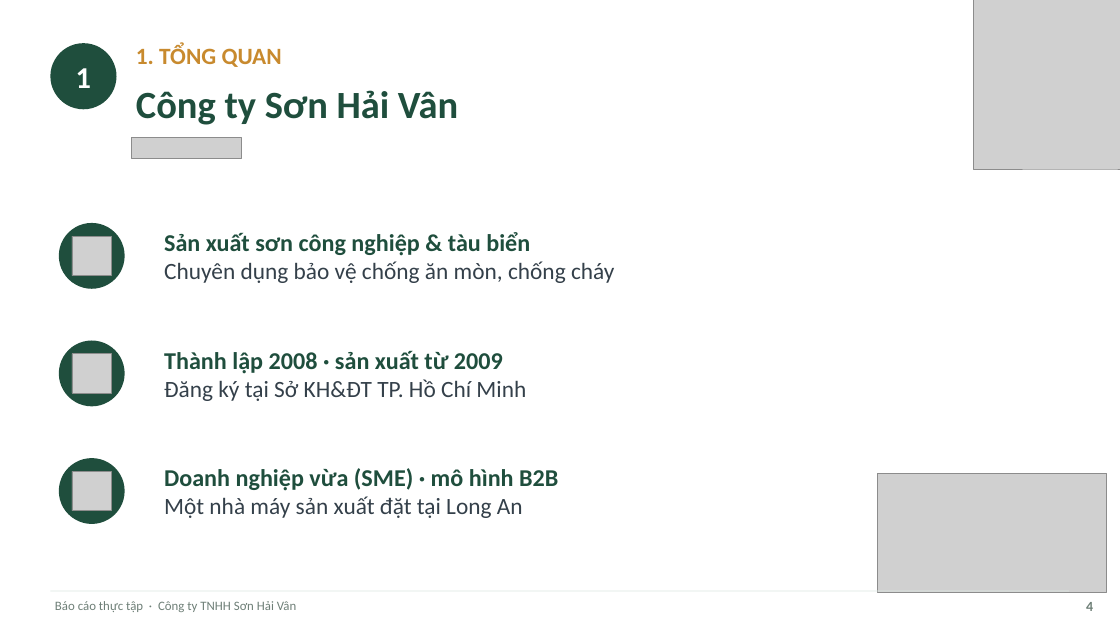
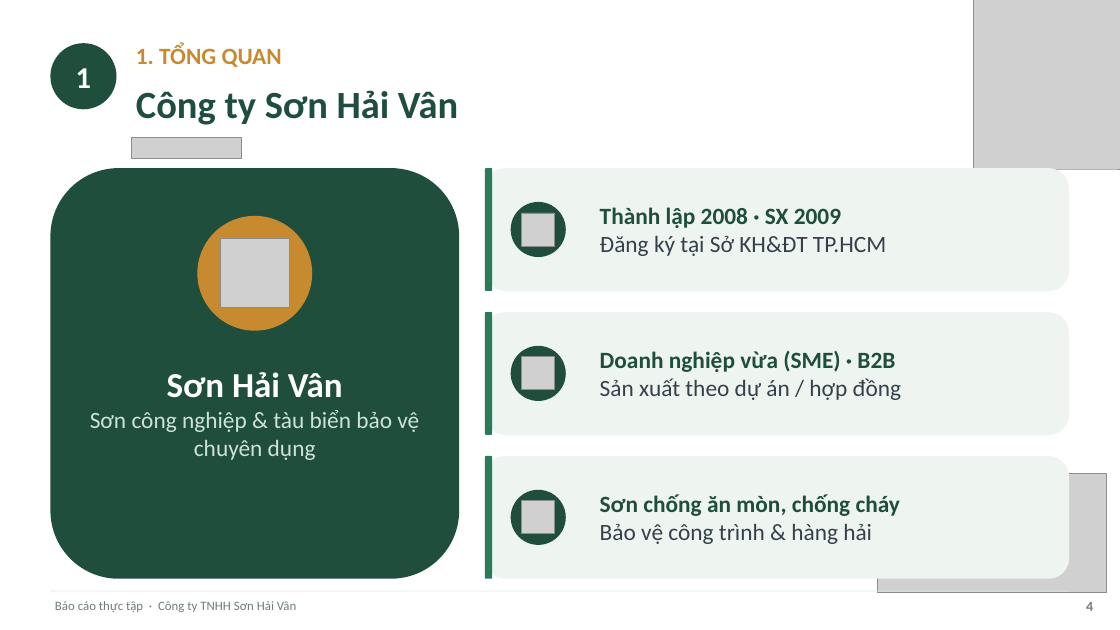
Before and after one commit to tranconcoder/pubic-resources, a slide deck: slide 4 of SuHeo/Báo cáo thực tập - Sơn Hải Vân.pptx. Drawn at 1120x630 pixels with LibreOffice and Linux fonts; fonts in the diff are those of the drawing; grey boxes stand for pictures. Boxes give left, top, right and bottom in pixels: in the first picture for what was removed or moved away, otherwise in the second. Text is boxed around its words. In the diff, an @@ line names an element or a change of style, - is before the commit and + after.

```diff
--- a/SuHeo/Báo cáo thực tập - Sơn Hải Vân.pptx
+++ b/SuHeo/Báo cáo thực tập - Sơn Hải Vân.pptx
@@ rounded rectangle added at <box>50,168,460,579</box>, fill #1F4E3D @@
@@ rounded rectangle added at <box>485,168,1070,291</box>, fill #EEF4F0 @@
@@ rounded rectangle added at <box>485,168,492,291</box>, fill #2C7A5A @@
@@ ellipse: place and size @@
-ellipse at <box>59,458,124,523</box>
+ellipse at <box>511,202,566,257</box>
@@ text at <box>600,207,886,256</box>: text changed @@
-Thành lập 2008 · sản xuất từ 2009
-Đăng ký tại Sở KH&ĐT TP. Hồ Chí Minh
+Thành lập 2008 · SX 2009
+Đăng ký tại Sở KH&ĐT TP.HCM
@@ text removed at <box>164,232,614,283</box> @@
-Sản xuất sơn công nghiệp & tàu biển
-Chuyên dụng bảo vệ chống ăn mòn, chống cháy
@@ ellipse added at <box>197,216,313,331</box>, fill #C88A2E @@
@@ picture: place and size @@
-picture at <box>72,236,112,276</box>
+picture at <box>220,239,289,308</box>
@@ picture: place and size @@
-picture at <box>72,354,112,393</box>
+picture at <box>522,213,555,246</box>
@@ rounded rectangle added at <box>485,312,1070,434</box>, fill #EEF4F0 @@
@@ rounded rectangle added at <box>485,312,492,434</box>, fill #2C7A5A @@
@@ ellipse: place and size @@
-ellipse at <box>59,340,124,406</box>
+ellipse at <box>511,346,566,402</box>
@@ picture: place and size @@
-picture at <box>72,471,112,511</box>
+picture at <box>522,357,555,390</box>
@@ text added at <box>600,351,901,400</box>, 20 pt, text #1F4E3D, bold @@
+Doanh nghiệp vừa (SME) · B2B
+Sản xuất theo dự án / hợp đồng
@@ text added at <box>90,372,419,460</box>, 20 pt, text #CFE2D8 @@
+Sơn Hải Vân
+Sơn công nghiệp & tàu biển bảo vệ chuyên dụng
@@ text removed at <box>164,468,558,518</box> @@
-Doanh nghiệp vừa (SME) · mô hình B2B
-Một nhà máy sản xuất đặt tại Long An
@@ rounded rectangle added at <box>485,456,1070,579</box>, fill #EEF4F0 @@
@@ rounded rectangle added at <box>485,456,492,579</box>, fill #2C7A5A @@
@@ ellipse: place and size @@
-ellipse at <box>59,223,124,288</box>
+ellipse at <box>511,490,566,545</box>
@@ picture added at <box>522,501,555,534</box> @@
@@ text added at <box>600,494,901,544</box>, 20 pt, text #1F4E3D, bold @@
+Sơn chống ăn mòn, chống cháy
+Bảo vệ công trình & hàng hải
```
Also in this commit, not shown: 16 other slides changed, 1 other file.
